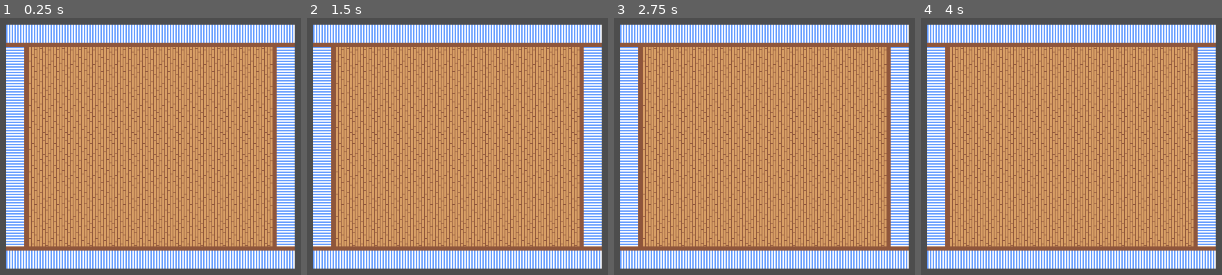
Above: before the commit, frames 1-4 (left to right).
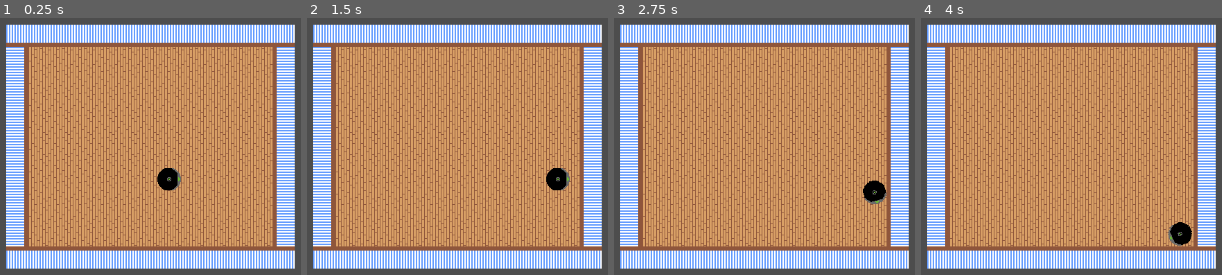
Above: after the commit, the same moments.

Repository: NatYoungren/roombot
Game: Godot game, scene res://scenes/test_level.tscn
The game is run twice, just before and just after one commit, with the same random seed, the same clock (stepped at 60 frames per second) and the same inputs. Before the commit the project starts from res://scenes/house.tscn.
Inputs:
- Up to frame 1 (0.25 s): no input
- Up to frame 2 (1.5 s): no input
- Up to frame 3 (2.75 s): no input
- Up to frame 4 (4 s): tap Enter at 3.5 s

The runs differ from the first frame. In frame 1, 0.6% of the frame differs, in the area x 52-61%, y 58-68%; in frame 2, 0.6%; in frame 3, 0.6%, in the area x 82-91%, y 63-73%; in frame 4, 0.6%.

Commit message:
Changes to roomba / test level

Diff:
--- a/roombot/project.godot
+++ b/roombot/project.godot
@@ -11,7 +11,7 @@
 [application]
 
 config/name="roombot"
-run/main_scene="uid://pkn2ikxrwsv8"
+run/main_scene="res://scenes/test_level.tscn"
 config/features=PackedStringArray("4.5", "Mobile")
 config/icon="res://icon.svg"
 
--- a/roombot/scenes/roomba_basic.tscn
+++ b/roombot/scenes/roomba_basic.tscn
@@ -1,18 +1,32 @@
-[gd_scene load_steps=3 format=3 uid="uid://bmtmibotm13ay"]
+[gd_scene load_steps=5 format=3 uid="uid://dxauipst7macc"]
 
+[ext_resource type="Script" uid="uid://bqw08d4gmla78" path="res://scripts/roomba_basic.gd" id="1_arrrk"]
 [ext_resource type="Texture2D" uid="uid://dtyiftl6sphgl" path="res://assets/roomba_1.png" id="1_ia0pm"]
 
 [sub_resource type="CircleShape2D" id="CircleShape2D_ia0pm"]
 radius = 17.0
 
+[sub_resource type="CapsuleShape2D" id="CapsuleShape2D_arrrk"]
+radius = 15.0
+
 [node name="Roomba_Basic" type="CharacterBody2D"]
 collision_layer = 2
 collision_mask = 3
 motion_mode = 1
+script = ExtResource("1_arrrk")
 
 [node name="Sprite2D" type="Sprite2D" parent="."]
 texture_filter = 1
+rotation = 1.5707964
 texture = ExtResource("1_ia0pm")
 
 [node name="CollisionShape2D" type="CollisionShape2D" parent="."]
 shape = SubResource("CircleShape2D_ia0pm")
+
+[node name="bumper_area" type="Area2D" parent="."]
+collision_layer = 0
+
+[node name="CollisionShape2D" type="CollisionShape2D" parent="bumper_area"]
+position = Vector2(7, 0)
+rotation = 1.5707964
+shape = SubResource("CapsuleShape2D_arrrk")
--- /dev/null
+++ b/roombot/scenes/test_level.tscn
@@ -0,0 +1,11 @@
+[gd_scene load_steps=3 format=3 uid="uid://clbd3xh7l0wi5"]
+
+[ext_resource type="PackedScene" uid="uid://pkn2ikxrwsv8" path="res://scenes/house.tscn" id="1_paw1w"]
+[ext_resource type="PackedScene" uid="uid://dxauipst7macc" path="res://scenes/roomba_basic.tscn" id="2_j6w7d"]
+
+[node name="test_level" type="Node2D"]
+
+[node name="House" parent="." instance=ExtResource("1_paw1w")]
+
+[node name="Roomba_Basic" parent="." instance=ExtResource("2_j6w7d")]
+position = Vector2(421, 351)
--- a/roombot/scenes/testing_level.tscn
+++ /dev/null
@@ -1,11 +0,0 @@
-[gd_scene load_steps=3 format=3 uid="uid://clbd3xh7l0wi5"]
-
-[ext_resource type="PackedScene" uid="uid://pkn2ikxrwsv8" path="res://scenes/house.tscn" id="1_nbq8v"]
-[ext_resource type="PackedScene" path="res://scenes/roomba_basic.tscn" id="2_0cpfe"]
-
-[node name="testing_level" type="Node2D"]
-
-[node name="House" parent="." instance=ExtResource("1_nbq8v")]
-
-[node name="Roomba_Basic" parent="." instance=ExtResource("2_0cpfe")]
-position = Vector2(421, 351)
--- /dev/null
+++ b/roombot/scripts/roomba_basic.gd
@@ -0,0 +1,20 @@
+class_name RoombaBasic extends CharacterBody2D
+
+@onready var bumper_area: Area2D = $bumper_area
+
+var top_speed: float = 100.0
+var accel: float = 200.0
+
+func _process(delta: float) -> void:
+
+	if _bumper_check():
+		rotation += PI * delta
+		velocity = Vector2.ZERO
+	else:
+		velocity = velocity.move_toward(Vector2.from_angle(rotation) * top_speed, accel * delta)
+
+func _physics_process(_delta: float) -> void:
+	move_and_slide()
+
+func _bumper_check() -> bool:
+	return not bumper_area.get_overlapping_bodies().is_empty()
Not shown, added: roombot/scripts/roomba_basic.gd.uid
